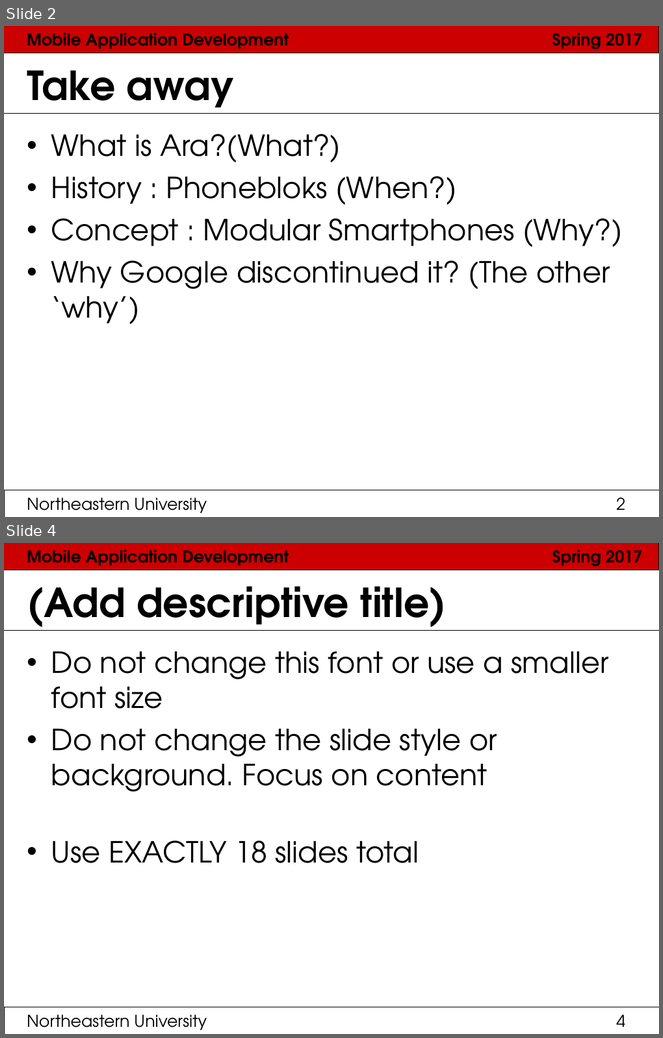
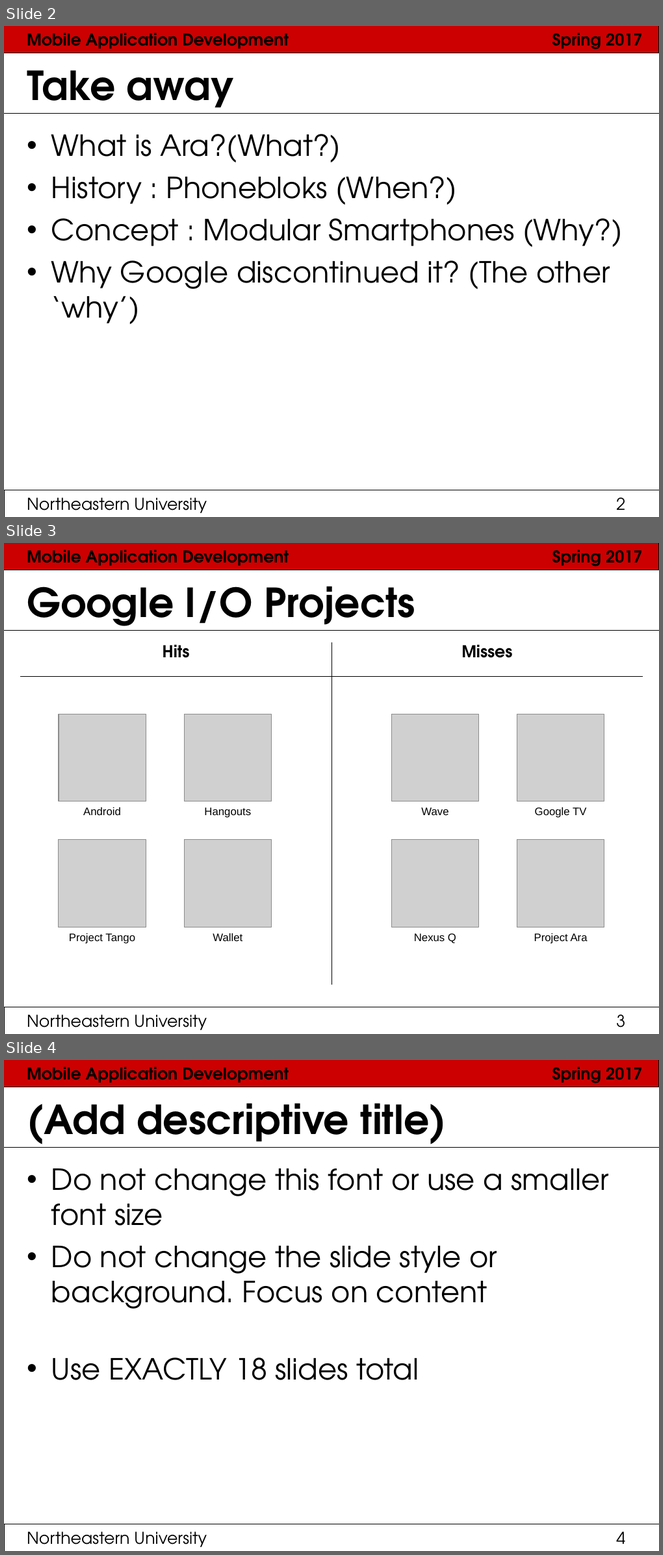
Before and after one commit to bharat94/MAD_Docs, a slide deck: PaperPresentation.ppt. Shown one above the other, each under a label of ours: slides 2 and 4 before the commit, slides 2, 3 and 4 after it; the slides between them are not shown. The pictures are 663x1038 and 663x1555 pixels, drawn with LibreOffice and Linux fonts; fonts in the diff are those of the drawing; grey boxes stand for pictures. Boxes give left, top, right and bottom in pixels: in the first picture for what was removed or moved away, otherwise in the second. Text is boxed around its words. In the diff, an @@ line names an element or a change of style, - is before the commit and + after.

Commit message:
done google Io slide

```diff
--- a/PaperPresentation.ppt
+++ b/PaperPresentation.ppt
@@ slide 3 added at box(4, 543, 659, 1034), background #FFFFFF; not listed: 6 template elements that a slide beside it also shows @@
@@ title added at box(27, 586, 415, 631), 44 pt, text #000000, bold @@
+Google I/O Projects
@@ table added at box(20, 642, 643, 985), 2 rows, 2 columns @@
+Hits | Misses
+ | 
@@ picture added at box(59, 714, 146, 801) @@
@@ picture added at box(184, 714, 271, 801) @@
@@ picture added at box(392, 714, 480, 801) @@
@@ picture added at box(517, 714, 605, 801) @@
@@ text added at box(83, 808, 121, 815), 12 pt, text #000000 @@
+Android
@@ text added at box(204, 808, 251, 818), 12 pt, text #000000 @@
+Hangouts
@@ text added at box(421, 808, 449, 815), 12 pt, text #000000 @@
+Wave
@@ text added at box(535, 808, 586, 818), 12 pt, text #000000 @@
+Google TV
@@ picture added at box(59, 840, 146, 927) @@
@@ picture added at box(184, 840, 271, 927) @@
@@ picture added at box(391, 840, 479, 928) @@
@@ picture added at box(517, 840, 605, 928) @@
@@ text added at box(69, 934, 135, 944), 12 pt, text #000000 @@
+Project Tango
@@ text added at box(213, 934, 243, 941), 12 pt, text #000000 @@
+Wallet
@@ text added at box(414, 934, 456, 943), 12 pt, text #000000 @@
+Nexus Q
@@ text added at box(534, 934, 588, 944), 12 pt, text #000000 @@
+Project Ara
```
Also in this commit, not shown: 1 slide removed, 1 other file.
